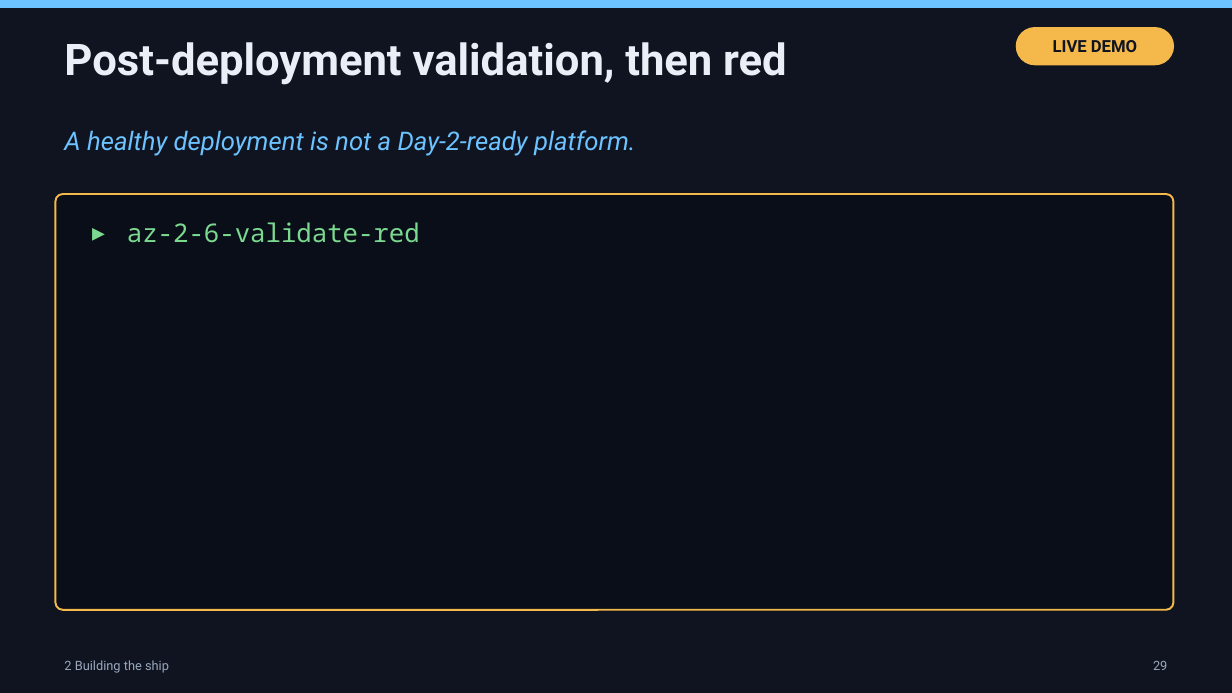
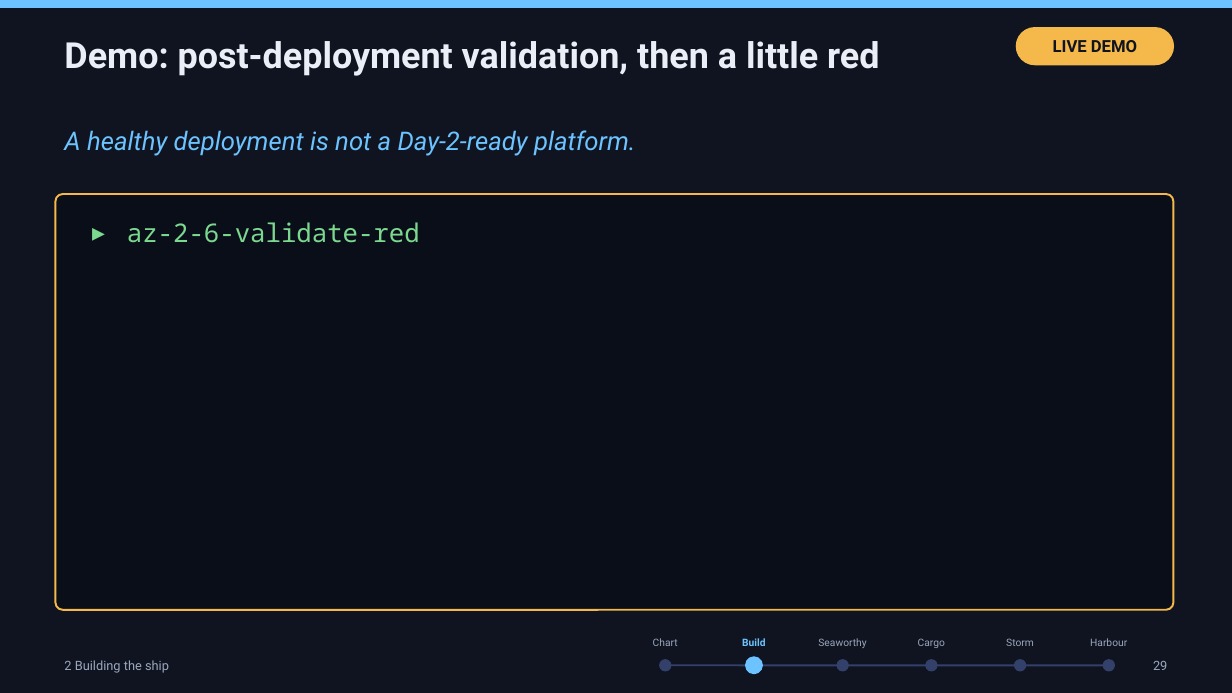
Before and after one commit to thisismydemo/nic2026_azl, a slide deck: slide 31 of presentation/Azure_Local_Discovery_to_Day2_NIC2026.pptx. Drawn at 1232x693 pixels with LibreOffice and Linux fonts; fonts in the diff are those of the drawing. Boxes give left, top, right and bottom in pixels: in the first picture for what was removed or moved away, otherwise in the second. Text is boxed around its words. In the diff, an @@ line names an element or a change of style, - is before the commit and + after.

```diff
--- a/presentation/Azure_Local_Discovery_to_Day2_NIC2026.pptx
+++ b/presentation/Azure_Local_Discovery_to_Day2_NIC2026.pptx
@@ text at bbox=[64, 41, 879, 76]: text changed; size 34 to 28 pt @@
-Post-deployment validation, then red
+Demo: post-deployment validation, then a little red
@@ text added at bbox=[653, 638, 678, 646], 8 pt, text #9AA7BD @@
+Chart
@@ text added at bbox=[742, 638, 766, 646], 8 pt, text #6CC3FF, bold @@
+Build
@@ ellipse added at bbox=[746, 657, 762, 674], fill #6CC3FF, outline #6CC3FF 1 pt @@
@@ text added at bbox=[818, 638, 866, 648], 8 pt, text #9AA7BD @@
+Seaworthy
@@ text added at bbox=[918, 638, 945, 648], 8 pt, text #9AA7BD @@
+Cargo
@@ text added at bbox=[1006, 638, 1034, 646], 8 pt, text #9AA7BD @@
+Storm
@@ text added at bbox=[1090, 638, 1127, 646], 8 pt, text #9AA7BD @@
+Harbour
@@ ellipse added at bbox=[660, 660, 671, 671], fill #33406A, outline #33406A 1 pt @@
@@ line added from (665, 665) to (1109, 665), #33406A 1.5 pt @@
@@ ellipse added at bbox=[837, 660, 848, 671], fill #33406A, outline #33406A 1 pt @@
@@ ellipse added at bbox=[926, 660, 937, 671], fill #33406A, outline #33406A 1 pt @@
@@ ellipse added at bbox=[1015, 660, 1026, 671], fill #33406A, outline #33406A 1 pt @@
@@ ellipse added at bbox=[1104, 660, 1115, 671], fill #33406A, outline #33406A 1 pt @@
```
Also in this commit, not shown: 52 other slides changed.
